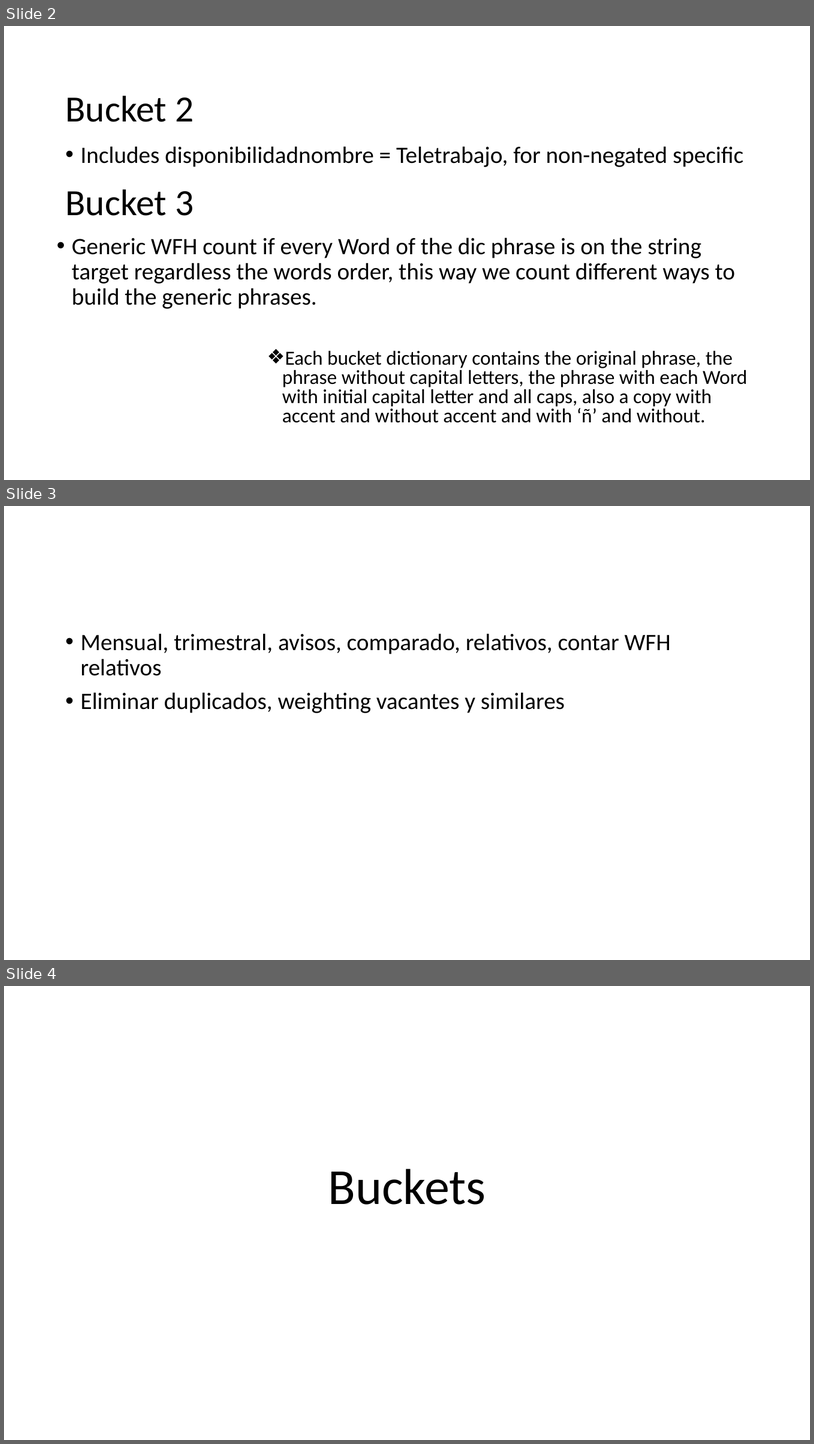
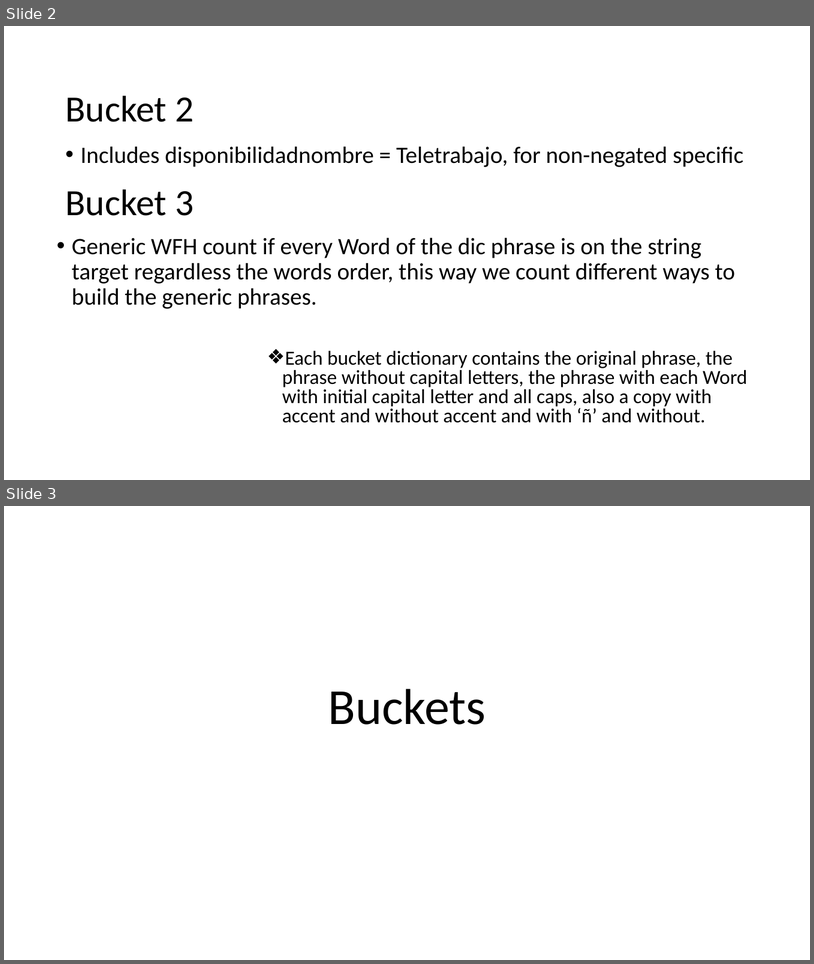
Before and after one commit to oejaramillo/WFH-Project, a slide deck: results.pptx. Shown one above the other, each under a label of ours: slides 2, 3 and 4 before the commit, slides 2 and 3 after it. The pictures are 814x1444 and 814x964 pixels, drawn with LibreOffice and Linux fonts; fonts in the diff are those of the drawing. Boxes give left, top, right and bottom in pixels: in the first picture for what was removed or moved away, otherwise in the second. Text is boxed around its words. In the diff, an @@ line names an element or a change of style, - is before the commit and + after.

```diff
--- a/results.pptx
+++ b/results.pptx
@@ slide 3 removed at <box>4,506,810,960</box>, background #FFFFFF @@
@@ text removed at <box>81,633,671,713</box> @@
-• Mensual, trimestral, avisos, comparado, relativos, contar WFH relativos
-• Eliminar duplicados, weighting vacantes y similares
@@ what was slide 4 is now slide 3 @@
```
Also in this commit, not shown: 1 slide changed, 16 slides added, 2 other slides removed, 5 other files.
